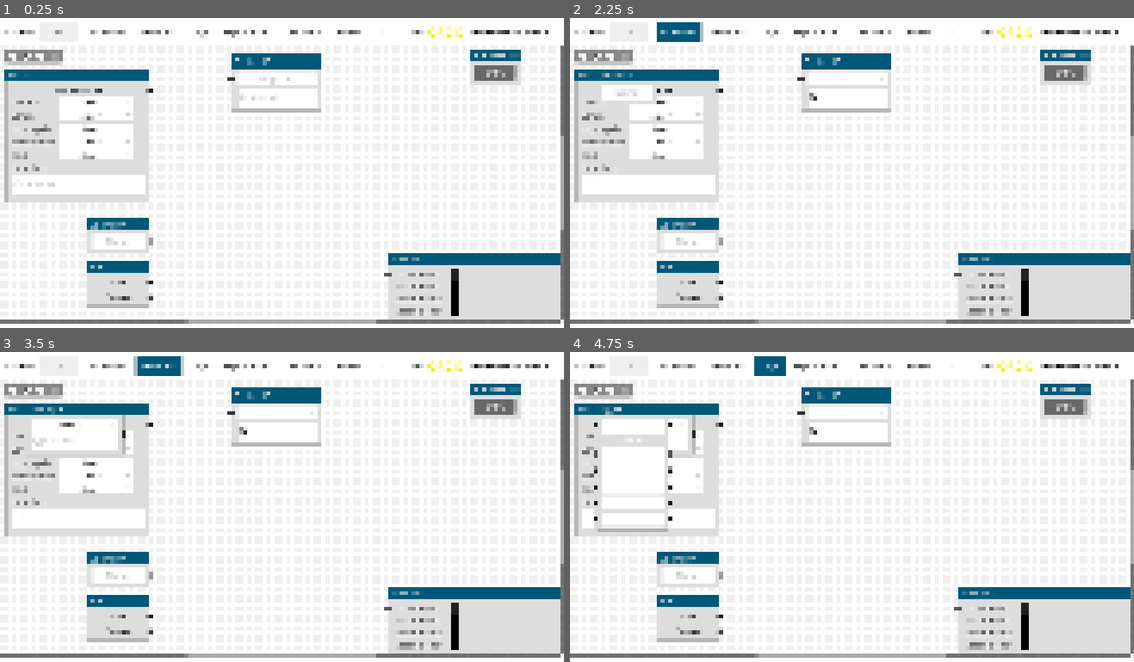
Above: before the commit, frames 1-4 (two rows, left to right).
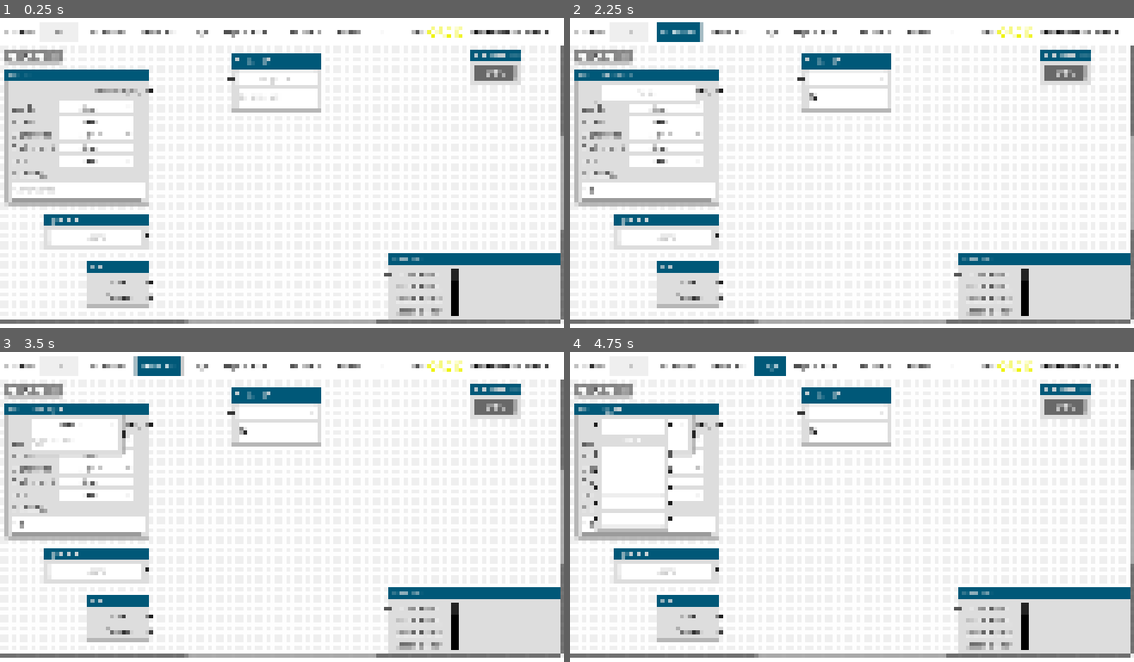
Above: after the commit, the same moments.

Repository: sciple/metadata-app
Game: Godot game, scene res://main.tscn
Same seed, same stepped clock (60 frames per second), same inputs: the game is played once before the commit and once after it.
Inputs (mouse positions are in pixels of both pictures, inside the frame that each line leads up to):
- Up to frame 1 (0.25 s): no input
- Up to frame 2 (2.25 s): click (626, 30) at 0.52 s; type "12" at 0.6 s; click (846, 76) at 0.75 s; type "12" at 0.83 s; click (846, 95) at 0.98 s; type "12" at 1.07 s; click (648, 185) at 1.27 s; type "12" at 1.35 s; click "Operator" at 2 s
- Up to frame 3 (3.5 s): click "Genotype" at 2.75 s
- Up to frame 4 (4.75 s): click (643, 441) at 3.52 s; type "Alex" at 3.6 s; click "Cage" at 4.25 s

The runs differ from the first frame. In frame 1, 5.0% of the frame differs, in the area x 1-28%, y 22-76%; in frame 2, 4.9%; in frame 3, 4.2%; in frame 4, 2.9%.

Commit message:
MNMS update, screenshot, highlight (buggy)

Diff:
--- a/main.tscn
+++ b/main.tscn
@@ -127,15 +127,6 @@
 mouse_filter = 1
 position_offset = Vector2(958, 10)
 
-[node name="operator" parent="GraphEdit" groups=["generic_group"] instance=ExtResource("7_gjysb")]
-layout_mode = 0
-offset_left = 176.0
-offset_top = 356.0
-offset_right = 305.0
-offset_bottom = 426.0
-mouse_filter = 1
-position_offset = Vector2(176, 356)
-
 [node name="sex_plus" parent="GraphEdit" groups=["generic_group"] instance=ExtResource("5_ijwid")]
 layout_mode = 0
 offset_left = 176.0
@@ -177,9 +168,18 @@
 offset_left = 11.0
 offset_top = 50.0
 offset_right = 305.0
-offset_bottom = 322.0
+offset_bottom = 326.0
 mouse_filter = 1
 position_offset = Vector2(11, 50)
+
+[node name="operator" parent="GraphEdit" instance=ExtResource("7_gjysb")]
+layout_mode = 0
+offset_left = 88.0
+offset_top = 346.0
+offset_right = 303.0
+offset_bottom = 416.0
+mouse_filter = 1
+position_offset = Vector2(88, 346)
 
 [node name="orcid_container" type="HBoxContainer" parent="."]
 layout_mode = 1
--- a/operator/operator.tscn
+++ b/operator/operator.tscn
@@ -4,7 +4,8 @@
 [ext_resource type="PackedScene" uid="uid://ca56vxmr4iw6d" path="res://node_element/one_line_field.tscn" id="2_prsj8"]
 
 [node name="operator" groups=["operator"] instance=ExtResource("1_4wxmx")]
-offset_right = 129.0
+offset_right = 215.0
+offset_bottom = 70.0
 title = "Operator"
 slot/0/left_enabled = false
 slot/0/left_type = 0
--- a/static/mnms.tscn
+++ b/static/mnms.tscn
@@ -1,9 +1,11 @@
-[gd_scene load_steps=5 format=3 uid="uid://dd51kugvn0abf"]
+[gd_scene load_steps=6 format=3 uid="uid://dd51kugvn0abf"]
 
 [ext_resource type="PackedScene" uid="uid://bnr0tg0ideh1y" path="res://node_element/node_element.tscn" id="1_vah2h"]
 [ext_resource type="PackedScene" uid="uid://b0qq2mo0de8cu" path="res://node_element/option_button.tscn" id="2_quu13"]
 [ext_resource type="PackedScene" uid="uid://jpdmj2inuyk1" path="res://UI/label.tscn" id="2_wtea6"]
 [ext_resource type="PackedScene" uid="uid://2ef7xpk2mjkj" path="res://node_element/comments.tscn" id="3_u1an4"]
+
+[sub_resource type="StyleBoxFlat" id="StyleBoxFlat_l854b"]
 
 [node name="MNMS" groups=["mnms"] instance=ExtResource("1_vah2h")]
 offset_right = 294.0
@@ -36,14 +38,28 @@
 slot/2/right_color = Color(0.133333, 0.133333, 0.133333, 1)
 slot/2/right_icon = null
 slot/2/draw_stylebox = true
+slot/3/left_enabled = false
+slot/3/left_type = 0
+slot/3/left_color = Color(1, 1, 1, 1)
+slot/3/left_icon = null
+slot/3/right_enabled = false
+slot/3/right_type = 0
+slot/3/right_color = Color(1, 1, 1, 1)
+slot/3/right_icon = null
+slot/3/draw_stylebox = true
 
 [node name="global" type="Label" parent="." index="1"]
 layout_mode = 2
-theme_override_colors/font_color = Color(0.133333, 0.133333, 0.133333, 1)
+theme_override_colors/font_color = Color(0.404511, 0.404511, 0.404511, 1)
 text = "Global Apply"
-horizontal_alignment = 1
+horizontal_alignment = 2
 
-[node name="HBoxContainer" type="HBoxContainer" parent="." index="2"]
+[node name="HSeparator" type="HSeparator" parent="." index="2"]
+layout_mode = 2
+theme_override_constants/separation = 10
+theme_override_styles/separator = SubResource("StyleBoxFlat_l854b")
+
+[node name="HBoxContainer" type="HBoxContainer" parent="." index="3"]
 layout_mode = 2
 
 [node name="VBoxContainer_left" type="VBoxContainer" parent="HBoxContainer" index="0"]
@@ -121,7 +137,7 @@
 popup/item_2/text = "Fasted"
 popup/item_2/id = 2
 
-[node name="VBoxContainer" type="VBoxContainer" parent="." index="3"]
+[node name="VBoxContainer" type="VBoxContainer" parent="." index="4"]
 layout_mode = 2
 
 [node name="handling" parent="VBoxContainer" index="0" instance=ExtResource("2_wtea6")]
Binary file changed: screenshot.PNG
